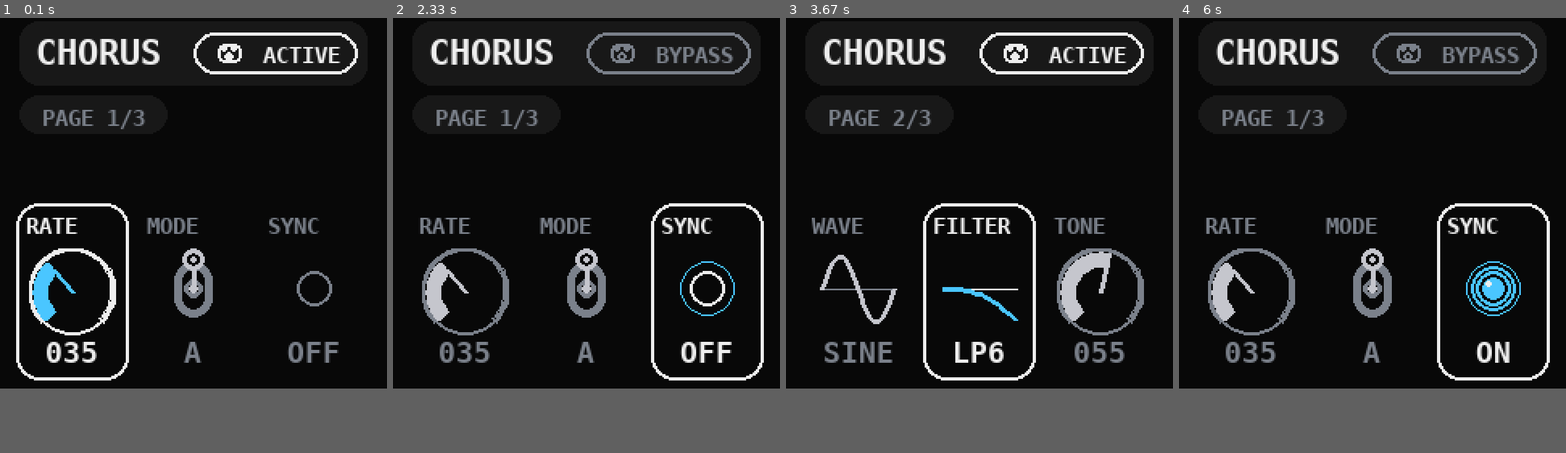
Above: before the commit, frames 1-4 (left to right).
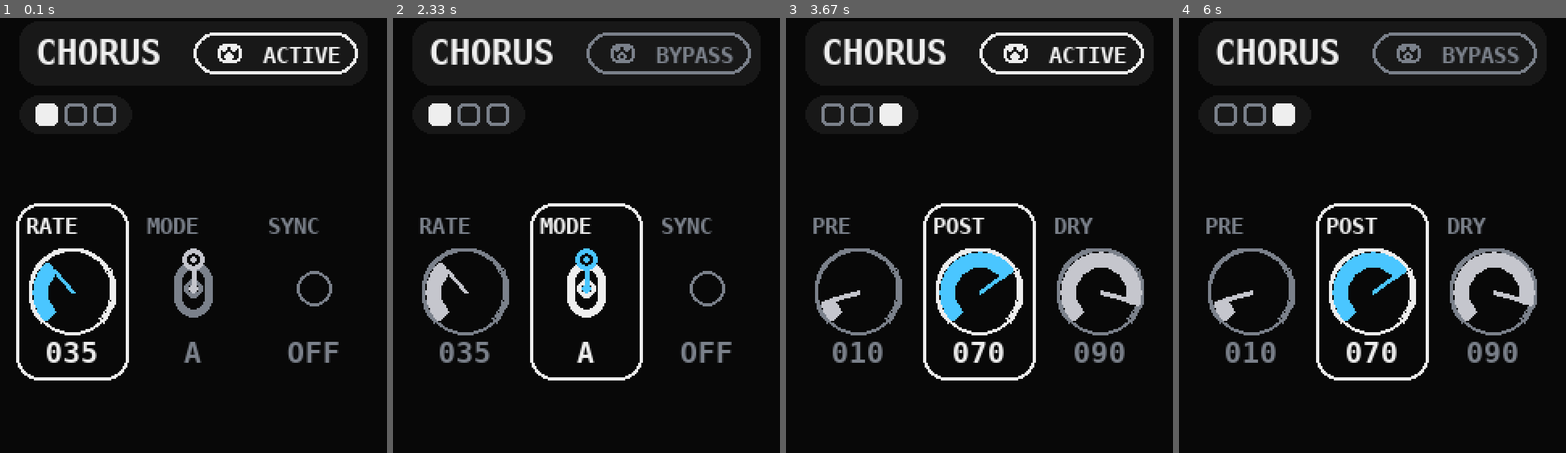
Above: after the commit, the same moments.

Repository: VittuD/msui
Game: pygame game, started from main_pygame.py
The game is run twice, just before and just after one commit, with the same random seed, the same clock (stepped at 60 frames per second) and the same inputs.
Inputs:
- Up to frame 1 (0.1 s): no input
- Up to frame 2 (2.33 s): tap D at 0.33 s; tap Space at 0.67 s; tap A at 1.07 s; hold Right from 1.67 s (still down)
- Up to frame 3 (3.67 s): release Right at 2.35 s; hold Up 2.38-2.9 s; tap Space at 2.45, 3, 3.5 s; hold Right 2.93-3.4 s; hold D 2.93-3.4 s; hold Left from 3.43 s (still down); hold A from 3.43 s (still down)
- Up to frame 4 (6 s): release Left at 3.97 s; release A at 3.97 s; hold Down 4-4.4 s; tap Space at 4.07, 4.5, 4.93, 5.45, 5.75 s; hold Left 4.43-4.83 s; hold A 4.43-4.83 s; hold Up 4.87-5.35 s; hold Right from 5.38 s (still down); hold D from 5.38 s (still down)
In our replay, the window is 720x720 before the commit and 720x840 after it. These sizes can differ from the game's own. Grey fills any space a smaller window leaves; there, only what the larger window draws over its background counts as a difference.

The runs differ from the first frame. In frame 1, 0.8% of the frame differs, in the area x 9-38%, y 19-26%; in frame 2, 5.0%; in frame 3, 6.7%; in frame 4, 10%, in the area x 8-96%, y 19-84%.

Commit message:
Enhance PygameCanvas and PygameInput with caching and improved input handling; add dirty flags and page slot rendering

Diff:
--- a/backends/canvas_pygame.py
+++ b/backends/canvas_pygame.py
@@ -11,6 +11,8 @@
         self.h = h
         self.surface = pygame.Surface((w, h))
         self.fonts = fonts
+        self._text_cache = {}
+        self._size_cache = {}
 
     def fill(self, color):
         self.surface.fill(color)
@@ -36,10 +38,19 @@
         pygame.draw.line(self.surface, color, p1, p2, width)
 
     def text(self, font_key, x, y, s, color):
-        font = self.fonts[font_key]
-        img = font.render(s, True, color)
+        key = (font_key, s, color)
+        img = self._text_cache.get(key)
+        if img is None:
+            font = self.fonts[font_key]
+            img = font.render(s, True, color)
+            self._text_cache[key] = img
         self.surface.blit(img, (x, y))
 
     def text_size(self, font_key, s):
-        font = self.fonts[font_key]
-        return font.size(s)
+        key = (font_key, s)
+        v = self._size_cache.get(key)
+        if v is None:
+            font = self.fonts[font_key]
+            v = font.size(s)
+            self._size_cache[key] = v
+        return v
--- a/backends/input_pygame.py
+++ b/backends/input_pygame.py
@@ -44,25 +44,43 @@
 
 class PygameInput:
     """
-    Maps keyboard to UI events:
-      LEFT/RIGHT: select control
-      UP: +1 (accelerating)
-      DOWN: -1 (accelerating)
-      A/D: prev/next page (repeat, no accel)
-      SPACE: toggle bypass
-      ESC / window close: quit
+    Pygame-based input handler with key repeat and acceleration.
+    Maps keys to UIEvents.
+    Keys mapped:
+        - LEFT/RIGHT: NAV_LEFT/NAV_RIGHT (repeat, no accel)
+        - A/D: PAGE_PREV/PAGE_NEXT (repeat, no accel)
+        - UP/DOWN: VALUE_DELTA (repeat, with accel)
+        - SPACE: TOGGLE_BYPASS (edge-triggered)
     """
-    def __init__(self):
-        self.rep_left  = AccelRepeater(first_delay_ms=250, repeat_ms=120, accel=False)
-        self.rep_right = AccelRepeater(first_delay_ms=250, repeat_ms=120, accel=False)
-        self.rep_a     = AccelRepeater(first_delay_ms=300, repeat_ms=180, accel=False)
-        self.rep_d     = AccelRepeater(first_delay_ms=300, repeat_ms=180, accel=False)
+    def __init__(self, theme):
+        fps = max(1.0, float(getattr(theme, "FPS", 60)))
 
-        self.rep_up    = AccelRepeater(first_delay_ms=250, repeat_ms=60, accel=True)
-        self.rep_down  = AccelRepeater(first_delay_ms=250, repeat_ms=60, accel=True)
+        first_delay_ms = int(max(0.0, getattr(theme, "INPUT_FIRST_DELAY_S", 0.25)) * 1000)
+
+        def ratio_to_repeat_ms(ratio: float, *, max_hz: float | None = None) -> int:
+            hz = fps * max(0.0, float(ratio))
+            if max_hz is not None:
+                hz = min(hz, max_hz)
+            # if ratio==0 -> "never repeat": set a huge interval
+            if hz <= 0.0:
+                return 10**9
+            return max(1, int(1000.0 / hz))
+
+        updown_ms = ratio_to_repeat_ms(getattr(theme, "INPUT_REPEAT_UPDOWN_RATIO", 1.0), max_hz=20.0)
+        nav_ms    = ratio_to_repeat_ms(getattr(theme, "INPUT_REPEAT_NAV_RATIO", 0.6),   max_hz=12.0)
+        page_ms   = ratio_to_repeat_ms(getattr(theme, "INPUT_REPEAT_PAGE_RATIO", 0.4),  max_hz=8.0)
+
+        self.rep_left  = AccelRepeater(first_delay_ms=first_delay_ms, repeat_ms=nav_ms,  accel=False)
+        self.rep_right = AccelRepeater(first_delay_ms=first_delay_ms, repeat_ms=nav_ms,  accel=False)
+        self.rep_a     = AccelRepeater(first_delay_ms=first_delay_ms, repeat_ms=page_ms, accel=False)
+        self.rep_d     = AccelRepeater(first_delay_ms=first_delay_ms, repeat_ms=page_ms, accel=False)
+
+        self.rep_up    = AccelRepeater(first_delay_ms=first_delay_ms, repeat_ms=updown_ms, accel=True)
+        self.rep_down  = AccelRepeater(first_delay_ms=first_delay_ms, repeat_ms=updown_ms, accel=True)
 
         self._quit = False
         self._toggle_bypass_pressed = False
+
 
     def pump_pygame_events(self):
         for ev in pygame.event.get():
--- /dev/null
+++ b/core/dirty.py
@@ -0,0 +1,8 @@
+DIRTY_NONE   = 0
+DIRTY_HEADER = 1 << 0
+DIRTY_PAGE   = 1 << 1
+DIRTY_TILES  = 1 << 2
+DIRTY_TILE0  = 1 << 3
+DIRTY_TILE1  = 1 << 4
+DIRTY_TILE2  = 1 << 5
+DIRTY_ALL    = 0xFFFF
--- a/main_pygame.py
+++ b/main_pygame.py
@@ -1,10 +1,11 @@
+import time
 import pygame
 
 from msui.core.model import Effect, Page
 from msui.controls.dial import DialControl
 from msui.controls.button import ButtonControl
 from msui.controls.enumsel import EnumControl
-from msui.controls.switch import SwitchControl  # NEW
+from msui.controls.switch import SwitchControl
 from msui.render.theme import Theme
 from msui.render import icons as wave_icons
 from msui.render.screen_effect import render_effect_editor
@@ -21,10 +22,11 @@
         "depth": 45,
         "tone": 55,
 
-        "sync": False,          # button
-        "mode": 0,              # 3-way switch index (0..2)  NEW
-        "wave": 0,              # enum index
-        "filter": 0,            # enum index
+        "sync": False,
+        "mode": 0,
+
+        "wave": 0,
+        "filter": 0,
 
         "pre": 10,
         "post": 70,
@@ -34,7 +36,7 @@
     pages = [
         Page("MAIN", [
             DialControl(key="rate", label="RATE", vmin=0, vmax=100, step=1),
-            SwitchControl(key="mode", label="MODE", options=("A", "B", "C")),  # NEW
+            SwitchControl(key="mode", label="MODE", options=("A", "B", "C")),
             ButtonControl(key="sync", label="SYNC", true_text="ON", false_text="OFF"),
         ]),
         Page("MOD", [
@@ -69,38 +71,44 @@
     return Effect(name="CHORUS", pages=pages, params=params)
 
 
-def apply_event(effect: Effect, event):
+def apply_event(effect: Effect, event) -> tuple[bool, bool]:
+    """
+    Returns: (continue_running, did_state_change)
+    """
     t = event.type
 
     if t == QUIT:
-        return False
+        return False, False
 
     if t == TOGGLE_BYPASS:
         effect.enabled = not effect.enabled
-        return True
+        return True, True
 
     if t == NAV_LEFT:
         effect.control_index = (effect.control_index - 1) % 3
-        return True
+        return True, True
 
     if t == NAV_RIGHT:
         effect.control_index = (effect.control_index + 1) % 3
-        return True
+        return True, True
 
     if t == PAGE_PREV:
         effect.page_index = (effect.page_index - 1) % len(effect.pages)
-        return True
+        return True, True
 
     if t == PAGE_NEXT:
         effect.page_index = (effect.page_index + 1) % len(effect.pages)
-        return True
+        return True, True
 
     if t == VALUE_DELTA:
         ctrl = effect.current_control()
+        before = effect.params.get(ctrl.key, None)
         ctrl.adjust(event.delta, effect)
-        return True
-
-    return True
+        after = effect.params.get(ctrl.key, None)
+        # if control didn't change value, no need to redraw
+        return True, (before != after)
+
+    return True, False
 
 
 def main():
@@ -117,27 +125,82 @@
     }
 
     canvas = PygameCanvas(theme.W, theme.H, fonts)
-    input_src = PygameInput()
+    input_src = PygameInput(theme)
     clock = pygame.time.Clock()
 
     effect = build_demo_effect()
 
+    # --- profiling counters ---
+    last_print = time.perf_counter()
+    loops = 0
+    renders = 0
+    events_total = 0
+    accum_render_s = 0.0
+    accum_present_s = 0.0
+
+    # Force an initial render
+    needs_redraw = True
     running = True
+
     while running:
+        clock.tick(theme.FPS)
+        input_src.pump_pygame_events()
+
         dt_ms = clock.tick(theme.FPS)
-        input_src.pump_pygame_events()
-
-        for ev in input_src.get_events(dt_ms):
-            ok = apply_event(effect, ev)
+        events = input_src.get_events(dt_ms)
+        events_total += len(events)
+
+        # Apply events; mark redraw if anything changed
+        changed = False
+        for ev in events:
+            ok, did_change = apply_event(effect, ev)
             if not ok:
                 running = False
                 break
-
-        render_effect_editor(canvas, effect, theme)
-
-        scaled = pygame.transform.scale(canvas.surface, (theme.W * theme.SCALE, theme.H * theme.SCALE))
-        win.blit(scaled, (0, 0))
-        pygame.display.flip()
+            if did_change:
+                changed = True
+
+        if changed:
+            needs_redraw = True
+
+        # Only render + present when needed
+        if needs_redraw:
+            t_r0 = time.perf_counter()
+            render_effect_editor(canvas, effect, theme)
+            t_r1 = time.perf_counter()
+
+            scaled = pygame.transform.scale(
+                canvas.surface,
+                (theme.W * theme.SCALE, theme.H * theme.SCALE),
+            )
+            win.blit(scaled, (0, 0))
+            pygame.display.flip()
+            t_r2 = time.perf_counter()
+
+            renders += 1
+            accum_render_s += (t_r1 - t_r0)
+            accum_present_s += (t_r2 - t_r1)
+
+            needs_redraw = False
+
+        loops += 1
+
+        # Print once/sec
+        now = time.perf_counter()
+        if now - last_print >= 1.0:
+            avg_render_ms = (accum_render_s / max(1, renders)) * 1000.0
+            avg_present_ms = (accum_present_s / max(1, renders)) * 1000.0
+            print(
+                f"loops={loops:4d}/s  renders={renders:4d}/s  events={events_total:4d}/s  "
+                f"avg_render_ms={avg_render_ms:6.2f}  avg_present_ms={avg_present_ms:6.2f}"
+            )
+
+            last_print = now
+            loops = 0
+            renders = 0
+            events_total = 0
+            accum_render_s = 0.0
+            accum_present_s = 0.0
 
     pygame.quit()
 
--- a/render/screen_effect.py
+++ b/render/screen_effect.py
@@ -5,6 +5,58 @@
 
 ICON_ACTIVE = Icon(ico.badge_active)
 ICON_BYPASS = Icon(ico.badge_bypass)
+
+
+def draw_page_slots(canvas, x, y, n_pages: int, page_index: int, theme):
+    """
+    Draws a rounded 'page indicator' pill containing N small boxes.
+    The active page is filled; others are outlines.
+    Returns the pill rect (x,y,w,h).
+    """
+    n = max(1, int(n_pages))
+    idx = max(0, min(n - 1, int(page_index)))
+
+    pad_x = 10
+    pad_y = 5
+    gap = 4
+
+    pill_h = theme.PAGEBOX_H
+    inner_h = pill_h - 2 * pad_y
+
+    # box size: adapt to number of pages so it fits nicely
+    # typical: 3..6 pages => 12px boxes; many pages => smaller
+    box_h = max(10, min(14, inner_h))
+    box_w = box_h  # square slots
+
+    max_pill_w = theme.W - 2 * theme.HEADER_X  # don't exceed screen content area
+    needed_w = pad_x * 2 + n * box_w + (n - 1) * gap
+
+    if needed_w > max_pill_w:
+        # shrink boxes to fit
+        box_w = max(6, (max_pill_w - pad_x * 2 - (n - 1) * gap) // n)
+        box_h = min(box_h, box_w)
+
+    pill_w = pad_x * 2 + n * box_w + (n - 1) * gap
+
+    # pill background
+    canvas.round_rect((x, y, pill_w, pill_h), theme.PAGEBOX_RADIUS, theme.HDR, fill=True)
+
+    # slots
+    sx = x + pad_x
+    sy = y + (pill_h - box_h) // 2
+
+    for i in range(n):
+        r = (sx + i * (box_w + gap), sy, box_w, box_h)
+
+        if i == idx:
+            # active: filled box + crisp outline
+            canvas.round_rect(r, radius=3, color=theme.FG, fill=True)
+            canvas.round_rect(r, radius=3, color=theme.FG, fill=False, width=2)
+        else:
+            # inactive: outline only
+            canvas.round_rect(r, radius=3, color=theme.DIM, fill=False, width=2)
+
+    return (x, y, pill_w, pill_h)
 
 
 def render_effect_editor(canvas, effect: Effect, theme: Theme):
@@ -45,15 +97,10 @@
     tx = ix + icon_w + gap
     canvas.text(theme.FONT_S, tx, by + 6, badge_text, col)
 
-    # Page box
-    page_text = f"PAGE {effect.page_index+1}/{len(effect.pages)}"
-    p_tw, _ = canvas.text_size(theme.FONT_S, page_text)
-    p_w = p_tw + theme.PAGEBOX_PAD_X * 2
-
+    # Page slots (MS-70CDR style)
     px = theme.HEADER_X
     py = theme.PAGEBOX_Y
-    canvas.round_rect((px, py, p_w, theme.PAGEBOX_H), theme.PAGEBOX_RADIUS, theme.HDR, fill=True)
-    canvas.text(theme.FONT_S, px + theme.PAGEBOX_PAD_X, py + theme.PAGEBOX_PAD_Y, page_text, theme.DIM)
+    draw_page_slots(canvas, px, py, len(effect.pages), effect.page_index, theme)
 
     # Tiles row
     page = effect.current_page()
--- a/render/theme.py
+++ b/render/theme.py
@@ -9,9 +9,15 @@
 class Theme:
     # Screen
     W = 240
-    H = 240
+    H = 280
     SCALE = 3
-    FPS = 60
+    FPS = 30
+
+    # Input timing (relative to FPS)
+    INPUT_FIRST_DELAY_S = 0.25          # seconds before repeating starts
+    INPUT_REPEAT_UPDOWN_RATIO = 1.0     # repeats per second = FPS * ratio
+    INPUT_REPEAT_NAV_RATIO = 0.6
+    INPUT_REPEAT_PAGE_RATIO = 0.4
 
     # Fonts (keys; actual pygame fonts live in Canvas)
     FONT_S = "S"
